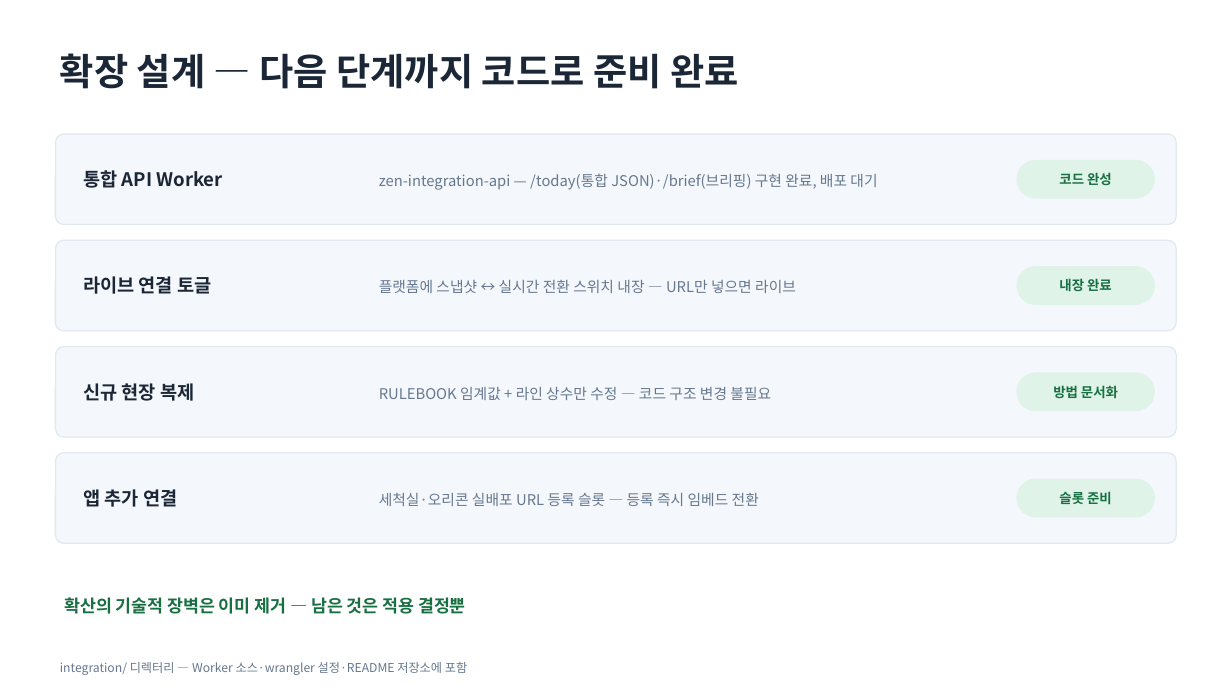
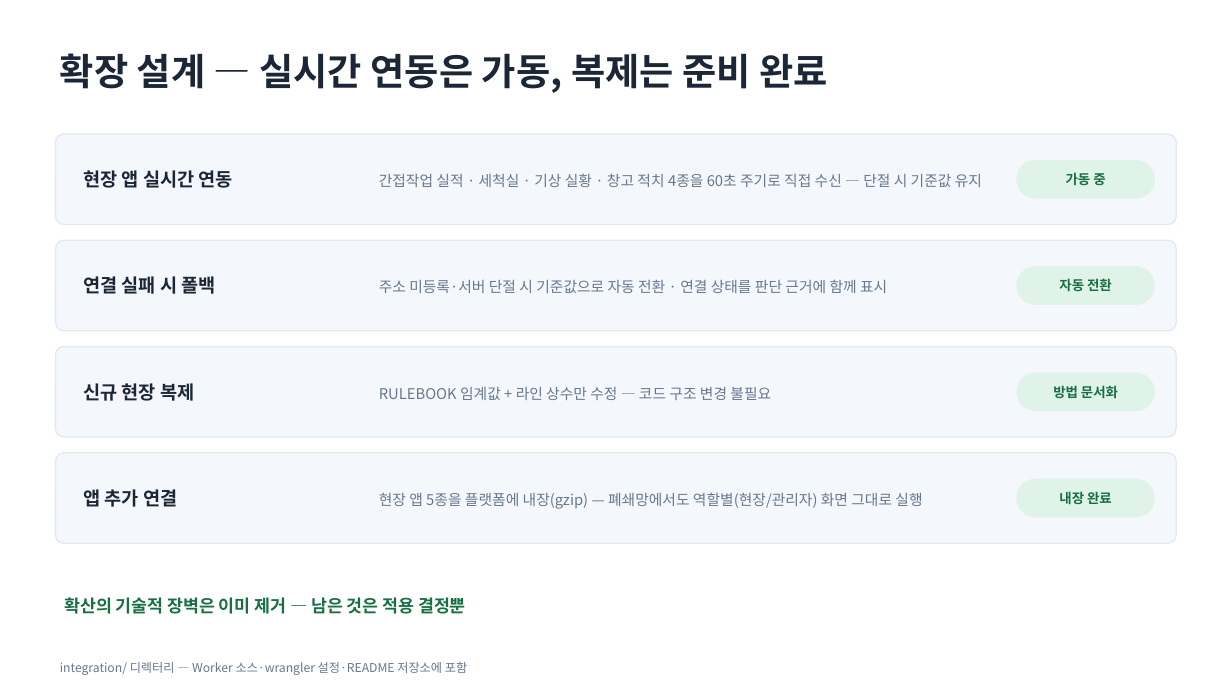
Before and after one commit to hodoo0831-coder/zenf-, a slide deck: slide 9 of ZEN_기술보고서.pptx. Drawn at 1232x693 pixels with LibreOffice and Linux fonts; fonts in the diff are those of the drawing. Boxes give left, top, right and bottom in pixels: in the first picture for what was removed or moved away, otherwise in the second. Text is boxed around its words. In the diff, an @@ line names an element or a change of style, - is before the commit and + after.

```diff
--- a/ZEN_기술보고서.pptx
+++ b/ZEN_기술보고서.pptx
@@ text at bbox=[60, 53, 829, 93]: text changed @@
-확장 설계 — 다음 단계까지 코드로 준비 완료
+확장 설계 — 실시간 연동은 가동, 복제는 준비 완료
@@ text at bbox=[83, 170, 233, 188]: text changed @@
-통합 API Worker
+현장 앱 실시간 연동
@@ text at bbox=[379, 174, 982, 187]: text changed @@
-zen-integration-api — /today(통합 JSON)·/brief(브리핑) 구현 완료, 배포 대기
+간접작업 실적 · 세척실 · 기상 실황 · 창고 적치 4종을 60초 주기로 직접 수신 — 단절 시 기준값 유지
@@ text at bbox=[1066, 172, 1105, 185]: text changed @@
-코드 완성
+가동 중
@@ text at bbox=[83, 276, 216, 294]: text changed @@
-라이브 연결 토글
+연결 실패 시 폴백
@@ text at bbox=[379, 280, 887, 293]: text changed @@
-플랫폼에 스냅샷 ↔ 실시간 전환 스위치 내장 — URL만 넣으면 라이브
+주소 미등록·서버 단절 시 기준값으로 자동 전환 · 연결 상태를 판단 근거에 함께 표시
@@ text at bbox=[1059, 278, 1112, 291]: text changed @@
-내장 완료
+자동 전환
@@ text at bbox=[379, 492, 922, 509]: text changed @@
-세척실·오리콘 실배포 URL 등록 슬롯 — 등록 즉시 임베드 전환
+현장 앱 5종을 플랫폼에 내장(gzip) — 폐쇄망에서도 역할별(현장/관리자) 화면 그대로 실행
@@ text at bbox=[1059, 491, 1112, 504]: text changed @@
-슬롯 준비
+내장 완료
```
Also in this commit, not shown: 4 other slides changed, 4 other files.
